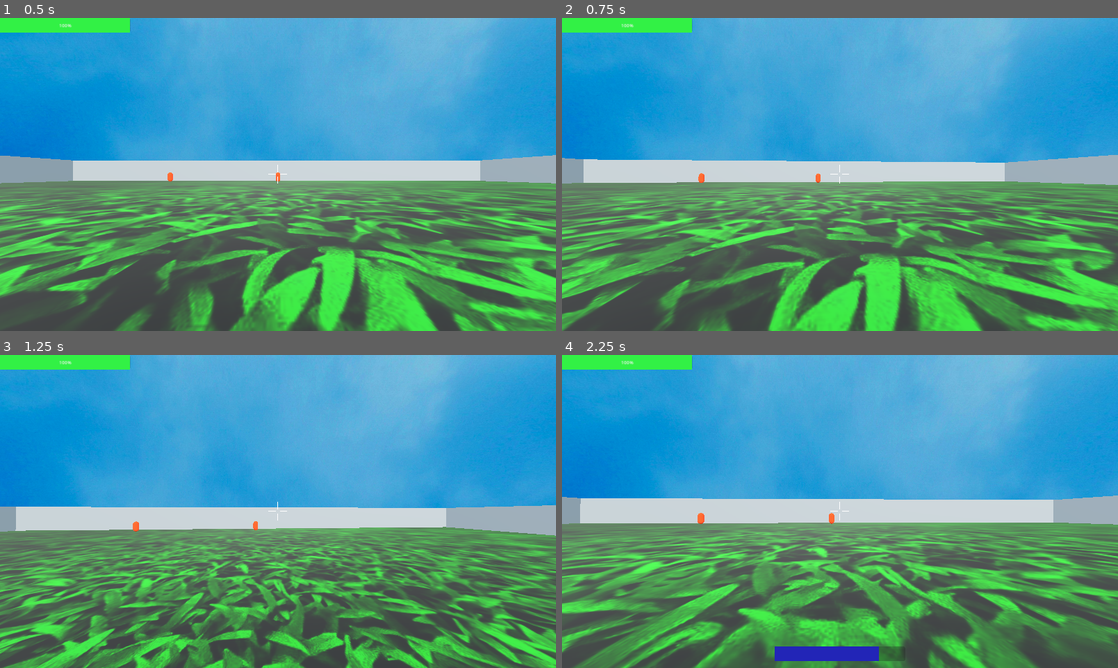
Above: before the commit, frames 1-4 (two rows, left to right).
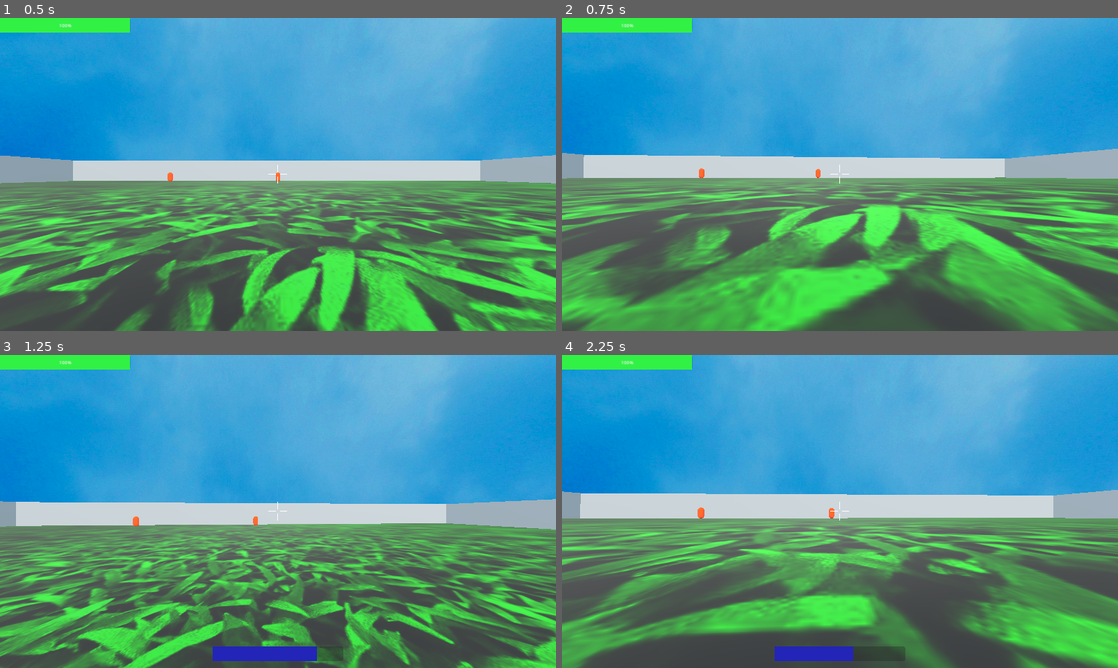
Above: after the commit, the same moments.

Repository: mikerkelly87/Godot_FPS_Template
Game: Godot game, scene res://scenes/world.tscn
Two runs of this game, one before a commit and one after it. Both use one fixed random seed, a clock stepped at 60 frames per second and the inputs below.
Inputs (mouse positions are in pixels of both pictures, inside the frame that each line leads up to):
- Up to frame 1 (0.5 s): no input
- Up to frame 2 (0.75 s): tap Enter at 0.5 s; move the mouse to (867, 174) at 0.52 s; hold W (move_forward) from 0.53 s (still down); hold Ctrl (crouch) from 0.53 s (still down)
- Up to frame 3 (1.25 s): keep holding W (move_forward); keep holding Ctrl (crouch); tap Space (jump) at 0.77, 1.07 s; tap Shift (sprint) at 0.8 s
- Up to frame 4 (2.25 s): keep holding W (move_forward); move the mouse to (812, 511) at 1.27 s; release Ctrl (crouch) at 1.28 s; tap Shift (sprint) at 1.35 s; tap Space (jump) at 1.52, 1.55, 1.82, 2.1 s; move the mouse to (851, 505) at 2.02 s; hold Ctrl (crouch) from 2.03 s (still down)

Frame 1 is identical in both runs. In frame 2, 36% of the frame differs, in the area x 0-100%, y 41-100%; in frame 3, 31%; in frame 4, 34%.

Commit message:
Fixing crouching

Diff:
--- a/scenes/player.tscn
+++ b/scenes/player.tscn
@@ -27,6 +27,22 @@
 "values": [Vector3(0, 0.5, 0)]
 }
 
+[sub_resource type="Animation" id="Animation_mvdfe"]
+resource_name = "crouch"
+length = 0.4
+tracks/0/type = "value"
+tracks/0/imported = false
+tracks/0/enabled = true
+tracks/0/path = NodePath(".:position")
+tracks/0/interp = 1
+tracks/0/loop_wrap = true
+tracks/0/keys = {
+"times": PackedFloat32Array(0, 0.4),
+"transitions": PackedFloat32Array(1, 1),
+"update": 0,
+"values": [Vector3(0, 0.5, 0), Vector3(0, -0.5, 0)]
+}
+
 [sub_resource type="Animation" id="Animation_ekc64"]
 resource_name = "sprint"
 length = 0.2
@@ -44,6 +60,22 @@
 "values": [Vector3(0, 0.5, 0), Vector3(0, 0.25, 0), Vector3(0, 0.5, 0)]
 }
 
+[sub_resource type="Animation" id="Animation_g0lau"]
+resource_name = "stand"
+length = 0.4
+tracks/0/type = "value"
+tracks/0/imported = false
+tracks/0/enabled = true
+tracks/0/path = NodePath(".:position")
+tracks/0/interp = 1
+tracks/0/loop_wrap = true
+tracks/0/keys = {
+"times": PackedFloat32Array(0, 0.4),
+"transitions": PackedFloat32Array(1, 1),
+"update": 0,
+"values": [Vector3(0, -0.5, 0), Vector3(0, 0.5, 0)]
+}
+
 [sub_resource type="Animation" id="Animation_djthn"]
 resource_name = "walk"
 length = 0.4
@@ -59,38 +91,6 @@
 "transitions": PackedFloat32Array(1, 1, 1),
 "update": 0,
 "values": [Vector3(0, 0.5, 0), Vector3(0, 0.25, 0), Vector3(0, 0.5, 0)]
-}
-
-[sub_resource type="Animation" id="Animation_mvdfe"]
-resource_name = "crouch"
-length = 0.4
-tracks/0/type = "value"
-tracks/0/imported = false
-tracks/0/enabled = true
-tracks/0/path = NodePath(".:position")
-tracks/0/interp = 1
-tracks/0/loop_wrap = true
-tracks/0/keys = {
-"times": PackedFloat32Array(0, 0.4),
-"transitions": PackedFloat32Array(1, 1),
-"update": 0,
-"values": [Vector3(0, 0.5, 0), Vector3(0, -0.5, 0)]
-}
-
-[sub_resource type="Animation" id="Animation_g0lau"]
-resource_name = "stand"
-length = 0.4
-tracks/0/type = "value"
-tracks/0/imported = false
-tracks/0/enabled = true
-tracks/0/path = NodePath(".:position")
-tracks/0/interp = 1
-tracks/0/loop_wrap = true
-tracks/0/keys = {
-"times": PackedFloat32Array(0, 0.4),
-"transitions": PackedFloat32Array(1, 1),
-"update": 0,
-"values": [Vector3(0, -0.5, 0), Vector3(0, 0.5, 0)]
 }
 
 [sub_resource type="AnimationLibrary" id="AnimationLibrary_ion17"]
--- a/scripts/pause_menu.gd
+++ b/scripts/pause_menu.gd
@@ -16,6 +16,7 @@
 
 # Handle click on restart button
 func _on_restart_button_pressed() -> void:
+	get_tree().paused = false
 	get_tree().reload_current_scene()
 
 # Update mouse sensitivity after the player drags the slider
--- a/scripts/player.gd
+++ b/scripts/player.gd
@@ -7,6 +7,8 @@
 var max_stamina := 50.0
 var stamina := max_stamina
 var crouch_speed := 2.0
+var is_crouching := false
+var standing_up := false
 var can_sprint := true
 var is_sprinting := false
 var can_shoot := true
@@ -77,6 +79,13 @@
 	var direction := (transform.basis * Vector3(input_dir.x, 0, input_dir.y)).normalized()
 	if direction:
 		$Camera3D/AnimationPlayer.play("walk")
+		# Don't head bob while jumping
+		if ! is_on_floor():
+			$Camera3D/AnimationPlayer.stop()
+			$Camera3D/AnimationPlayer.clear_queue()
+		if is_crouching == true:
+			$Camera3D/AnimationPlayer.stop()
+			$Camera3D/AnimationPlayer.clear_queue()
 		velocity.x = direction.x * speed
 		velocity.z = direction.z * speed
 	else:
@@ -120,18 +129,17 @@
 
 	# Handle crouch (currently this does not work correctly)
 	if Input.is_action_pressed("crouch"):
-		$Camera3D/AnimationPlayer.play("crouch")
-		can_sprint = false
+		$Camera3D.position.y = -0.5
+		is_crouching = true
 		speed = crouch_speed
-	elif Input.is_action_just_released("crouch"):
-		$Camera3D/AnimationPlayer.play("stand")
+	if Input.is_action_just_released("crouch"):
+		$Camera3D.position.y = 0.5
+		is_crouching = false
 		speed = BASE_SPEED
-		can_sprint = true
+
 
 	# Set value of health bar
 	$UI/Control/HealthBar.value = health
-
-
 
 
 # Every second while sprinting, remove 10 stamina
Not shown, added: assets/sounds/birds-singing.mp3.import
Not shown, added: assets/sounds/deal_damag.mp3.import
Not shown, added: assets/sounds/gun_shot.mp3.import
Not shown, added: assets/sounds/take_damage.mp3.import
Not shown, added: assets/sounds/birds-singing.mp3
Not shown, added: assets/sounds/deal_damag.mp3
Not shown, added: assets/sounds/gun_shot.mp3
Not shown, added: assets/sounds/take_damage.mp3
